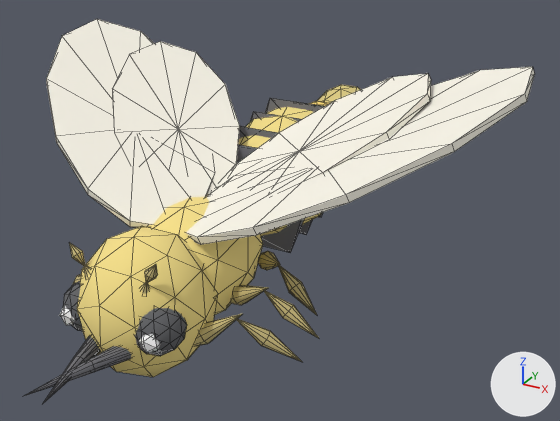
The glTF model web-forest/public/model/species/phimenes-curvatus.glb, before and after one commit.
The view is the same before and after, from a 50 mm lens placed at (0.448, -0.688, 0.663), pointed at (0.048, 0.039, 0.299). The axes (+X, +Y, +Z) are drawn at lower right. The lights are the same throughout. The first picture is the older version. Mesh edges are drawn as thin lines. Where no turn or scale is listed for an object, it has been applied to the vertices. Vertices at exactly the same position are counted once.

In view in the first picture: 'antenna-l0', 'antenna-l1', 'antenna-r0', 'antenna-r1', 'eye-l', 'gaster', 'gaster-tip1', 'head', 'leg0-l0', 'leg1-l0', 'leg2-l0', 'mandible-l', 'thorax', 'wing0-l', 'wing0-r', 'wing1-l', 'wing1-r' and 4 more.
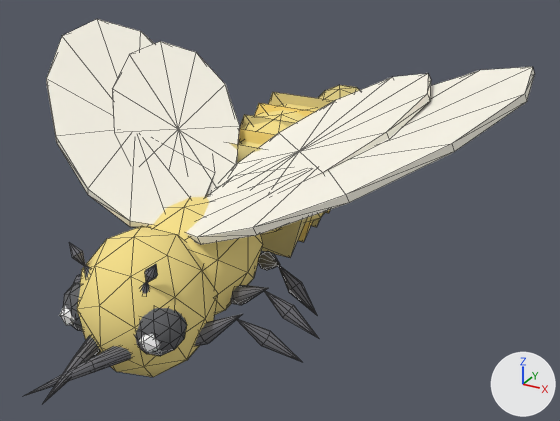
Location of each change, (x1, y1, x2, y2) in pixels of the pictures (560 x 421 px; the box of a moved part takes in the faces that stretch with it):
'gaster', reshaped, moved
    before: (237, 98, 324, 253)
    after: (230, 92, 333, 258)
'gaster-tip1', moved
    before: (317, 85, 361, 103)
    after: (318, 85, 360, 101)
part 1 of me_mesh_3, moved or reshaped
    before: (238, 104, 323, 236)
    after: (238, 104, 326, 235)
part 2 of me_mesh_3, rebuilt (mostly hidden)
    before: (250, 111, 323, 217)
    after: (240, 114, 320, 227)
part 3 of me_mesh_3, rebuilt (15% wider, 6% taller)
    before: (237, 145, 304, 253)
    after: (230, 143, 307, 258)
part 4 of me_mesh_3, rebuilt (10% wider, 12% taller)
    before: (265, 98, 324, 113)
    after: (268, 92, 333, 109)
part 5 of me_mesh_3, rebuilt (mostly hidden)
    before: (239, 126, 313, 234)
    after: (238, 129, 312, 242)
part 6 of me_mesh_3, added (mostly hidden)
    after: (254, 103, 330, 213)
part 7 of me_mesh_11, recoloured (yellow to grey)
    both: (195, 314, 302, 362)
part 8 of me_mesh_13, recoloured (yellow to grey)
    both: (231, 285, 319, 338)
part 9 of me_mesh_15, recoloured (yellow to grey)
    both: (258, 251, 317, 315)
part 10 of me_mesh_9, recoloured
    both: (84, 265, 149, 294)
part 11 of me_mesh_10, recoloured
    both: (69, 242, 158, 283)

Diff of the bpy script that builds the scene:
```diff
--- a/web-forest/public/model/species/phimenes-curvatus.glb.py
+++ b/web-forest/public/model/species/phimenes-curvatus.glb.py
@@ me_mesh_3 @@
-me_mesh_3.from_pydata(...)  # 90 vertices, 160 faces; spans x -0.081..0.081, y -0.132..0.132, z -0.083..0.077
+me_mesh_3.from_pydata(...)  # 102 vertices, 180 faces; spans x -0.084..0.084, y -0.13..0.13, z -0.087..0.082
+# me_mesh_3 part 1: the loose piece of 42 vertices spanning x -0.081..0.081, y -0.132..0.132, z -0.071..0.071 is scaled about its middle by (1.04, 0.987, 1.04)
+# me_mesh_3 part 2: the loose piece of 12 vertices spanning x -0.071..0.071, y -0.017..0.024, z -0.068..0.07 is rebuilt with 12 vertices and now spans x -0.075..0.075, y -0.041..0.015, z -0.075..0.07
+# me_mesh_3 part 3: the loose piece of 12 vertices spanning x -0.071..0.071, y -0.102..-0.061, z -0.083..0.056 is rebuilt with 12 vertices and now spans x -0.075..0.075, y -0.114..-0.057, z -0.087..0.058
+# me_mesh_3 part 4: the loose piece of 12 vertices spanning x -0.071..0.071, y 0.026..0.067, z -0.061..0.077 is rebuilt with 12 vertices and now spans x -0.075..0.075, y 0.031..0.088, z -0.063..0.082
+# me_mesh_3 part 5: the loose piece of 12 vertices spanning x -0.071..0.071, y -0.059..-0.018, z -0.076..0.063 is rebuilt with 12 vertices and now spans x -0.075..0.075, y -0.078..-0.021, z -0.081..0.064
+# me_mesh_3 part 6: 12 vertices added at x -0.075..0.075, y -0.005..0.052, z -0.069..0.076
 me_mesh_3.materials.append(mat_flat)
@@ me_mesh_11 @@
 me_mesh_11.from_pydata(...)  # 24 vertices, 40 faces; spans x 0.0..0.1162, y 0.0..0.0587, z -0.0111..0.0408
+# me_mesh_11 part 7: 40 faces centred in x 0.0138..0.097, y 0.0049..0.0542, z 0.0017..0.0318 are repainted in the vertex colours; the middle colour goes from yellow #c9b97d to grey #707076
 me_mesh_11.materials.append(mat_flat)
@@ me_mesh_13 @@
 me_mesh_13.from_pydata(...)  # 24 vertices, 40 faces; spans x 0.0..0.121, y -0.0135..0.0081, z -0.0117..0.0369
+# me_mesh_13 part 8: 40 faces centred in x 0.0168..0.1013, y -0.0107..0.0051, z 0.0..0.0294 are repainted in the vertex colours; the middle colour goes from yellow #c9b97d to grey #707076
 me_mesh_13.materials.append(mat_flat)
@@ me_mesh_15 @@
 me_mesh_15.from_pydata(...)  # 24 vertices, 40 faces; spans x 0.0..0.1001, y -0.0485..0.0, z -0.0252..0.0231
+# me_mesh_15 part 9: 40 faces centred in x 0.0112..0.084, y -0.0472..-0.0068, z -0.0127..0.0212 are repainted in the vertex colours; the middle colour goes from yellow #c9b97d to grey #707076
 me_mesh_15.materials.append(mat_flat)
@@ me_mesh_9 @@
 me_mesh_9.from_pydata(...)  # 12 vertices, 20 faces; spans x -0.007..0.007, y -0.0067..0.0067, z 0.0..0.0278
 # used by ob_antenna_l0; parent = ob_antenna_l0_j; location = (0.0, 0.0, 0.0); rotation_euler = (0.0, 0.38, 0.0), in degrees (0, 22, 0)
+# me_mesh_9 part 10: 20 faces centred in x -0.0042..0.0042, y -0.0044..0.0044, z 0.0093..0.0185 are repainted in the vertex colours; the middle colour goes from yellow #c9b97d to grey #707076
 me_mesh_9.materials.append(mat_flat)
@@ me_mesh_10 @@
 me_mesh_10.from_pydata(...)  # 12 vertices, 20 faces; spans x -0.0062..0.0062, y -0.0059..0.0059, z 0.0..0.0278
 # used by ob_antenna_l1; parent = ob_antenna_l0; location = (0.0, 0.0, 0.025); rotation_euler = (-0.12, 0.14, 0.0), in degrees (-6.9, 8, 0)
+# me_mesh_10 part 11: 20 faces centred in x -0.0037..0.0037, y -0.0039..0.0039, z 0.0093..0.0185 are repainted in the vertex colours; the middle colour goes from yellow #c9b97d to grey #707076
 me_mesh_10.materials.append(mat_flat)
@@ ob_gaster @@
 ob_gaster = bpy.data.objects.new('gaster', me_mesh_3)
-ob_gaster.location = (0.0, 0.1429, 0.3111)
+ob_gaster.location = (0.0, 0.1416, 0.3109)
@@ ob_gaster_tip1 @@
 ob_gaster_tip1 = bpy.data.objects.new('gaster-tip1', me_mesh_5)
-ob_gaster_tip1.location = (0.0, 0.3121, 0.3391)
+ob_gaster_tip1.location = (0.0, 0.3086, 0.3385)
```
